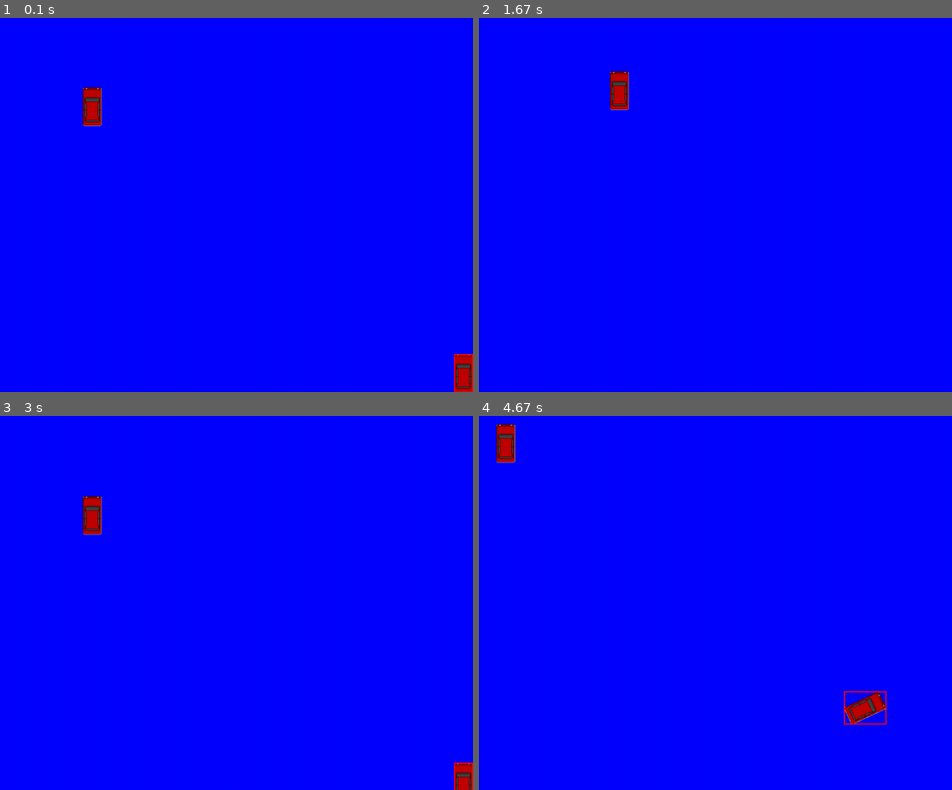
Above: before the commit, frames 1-4 (two rows, left to right).
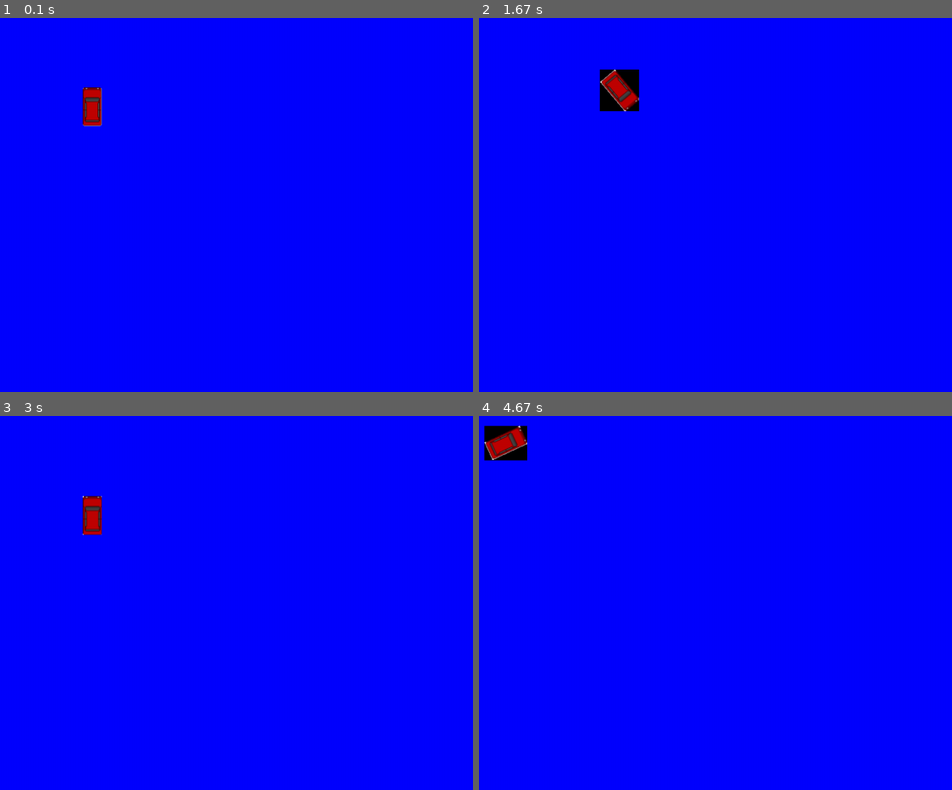
Above: after the commit, the same moments.

Repository: tlouvart/Mater
Game: pygame game, started from test2.py
Two runs of this game, one before a commit and one after it. Both use one fixed random seed, a clock stepped at 60 frames per second and the inputs below.
Inputs:
- Up to frame 1 (0.1 s): no input
- Up to frame 2 (1.67 s): hold Right 0.33-0.8 s; hold Up 0.83-1.13 s; hold Right 1.17-1.63 s
- Up to frame 3 (3 s): hold Left 1.67-2.2 s; hold Down 2.23-2.53 s; hold Left 2.57-2.97 s
- Up to frame 4 (4.67 s): hold Up 3-3.37 s; hold Right 3.4-4.03 s; hold Down 4.07-4.43 s; hold Left from 4.47 s (still down)

The runs differ from the first frame. In frame 1, 0.4% of the frame differs, in the area x 95-100%, y 89-100%; in frame 2, 0.9%; in frame 3, 0.4%; in frame 4, 1.4%, in the area x 1-87%, y 2-83%.

Commit message:
Add files via upload

Diff:
--- a/test2.py
+++ b/test2.py
@@ -36,6 +36,7 @@
         pygame.sprite.Sprite.__init__(self)
         self.image = pygame.image.load(os.path.join(img_folder,"red_car2.png")).convert()
         self.image.set_colorkey((255,255,255))
+        self.orig_image = self.image
         self.rect = self.image.get_rect()
         self.rect.center = (WIN_RES[0]/2, WIN_RES[1]/2)
         self.speed = 0
@@ -46,8 +47,10 @@
         keystate = pygame.key.get_pressed()
         if keystate[pygame.K_LEFT]:
             self.angle += +5
+            self.rotate()
         if keystate[pygame.K_RIGHT]:
             self.angle += -5
+            self.rotate()
         if keystate[pygame.K_UP]:
             self.speed = 10
             angle_inc = self.angle % 360
@@ -76,35 +79,13 @@
 
 
 
-    def blitRotate(self, surf, pos, originPos):
-        # calcaulate the axis aligned bounding box of the rotated image
-        pos = list(pos)
-        pos[0] =  pos[0] + self.rect.x
-        pos[1] =  pos[1] + self.rect.y
-
-        w, h       = self.image.get_size()
-        box        = [pygame.math.Vector2(p) for p in [(0, 0), (w, 0), (w, -h), (0, -h)]]
-        box_rotate = [p.rotate(self.angle) for p in box]
-        min_box    = (min(box_rotate, key=lambda p: p[0])[0], min(box_rotate, key=lambda p: p[1])[1])
-        max_box    = (max(box_rotate, key=lambda p: p[0])[0], max(box_rotate, key=lambda p: p[1])[1])
-
-        # calculate the translation of the pivot
-        pivot        = pygame.math.Vector2(originPos[0]/2, -originPos[1]/2)
-        pivot_rotate = pivot.rotate(self.angle)
-        pivot_move   = pivot_rotate - pivot
-
-        # calculate the upper left origin of the rotated image
-        origin = (pos[0] - originPos[0] + min_box[0] - pivot_move[0], pos[1] - originPos[1] - max_box[1] + pivot_move[1])
-
-
-        # get a rotated image
-        rotated_image = pygame.transform.rotate(self.image, self.angle)
-
-        # rotate and blit the image
-        screen.blit(rotated_image, origin)
-
-        # draw rectangle around the image
-        pygame.draw.rect (screen, (255, 0, 0), (*origin, *rotated_image.get_size()),2)
+    def rotate(self):
+        """Rotate the image of the sprite around its center."""
+        # `rotozoom` usually looks nicer than `rotate`. Pygame's rotation
+        # functions return new images and don't modify the originals.
+        self.image = pygame.transform.rotozoom(self.orig_image, self.angle, 1)
+        # Create a new rect with the center of the old rect.
+        self.rect = self.image.get_rect(center=self.rect.center)
 
 
 
@@ -131,9 +112,8 @@
 
     #Draw Render
     screen.fill((0,0,255))
-    pos = (WIN_RES[0]/2, WIN_RES[1]/2)
-    old_pos = (player.image.get_size()[0]//2, player.image.get_size()[1]//2)
-    player.blitRotate(screen, pos, old_pos)
+
+    #player.blitRotate(screen, pos, old_pos)
     sprites_all.draw(screen)
 
     #Flip the final
